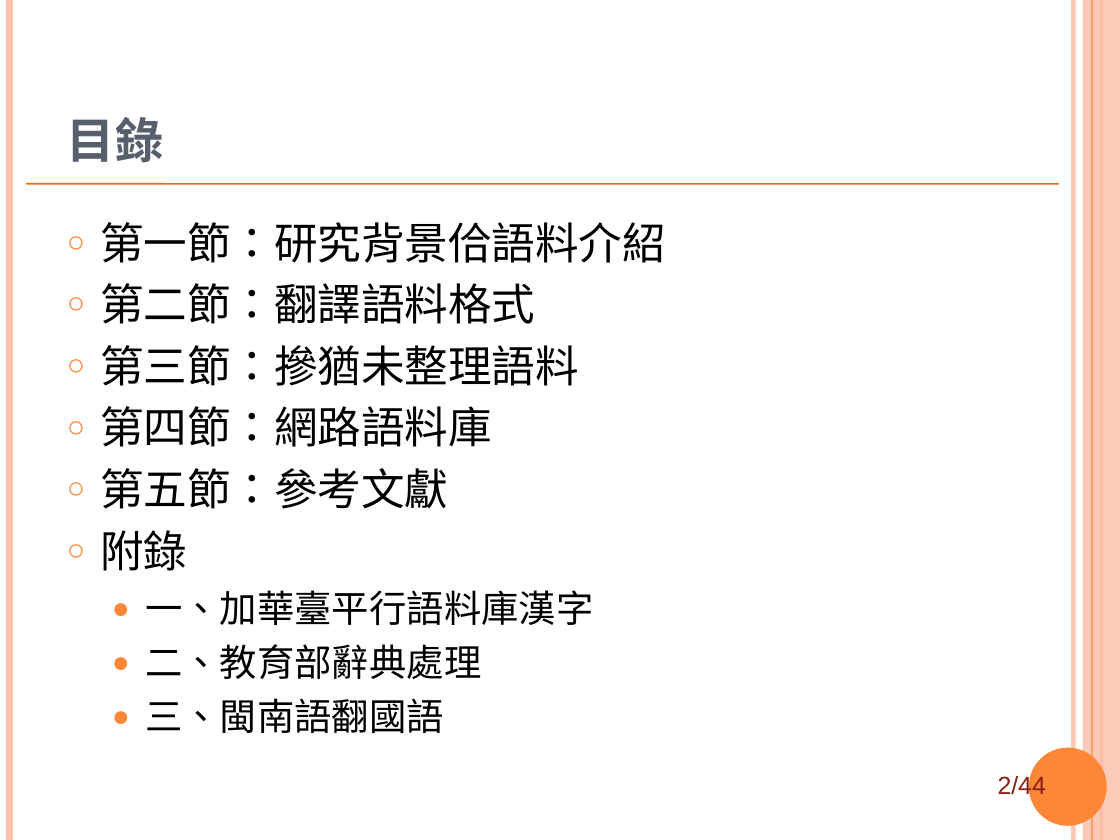
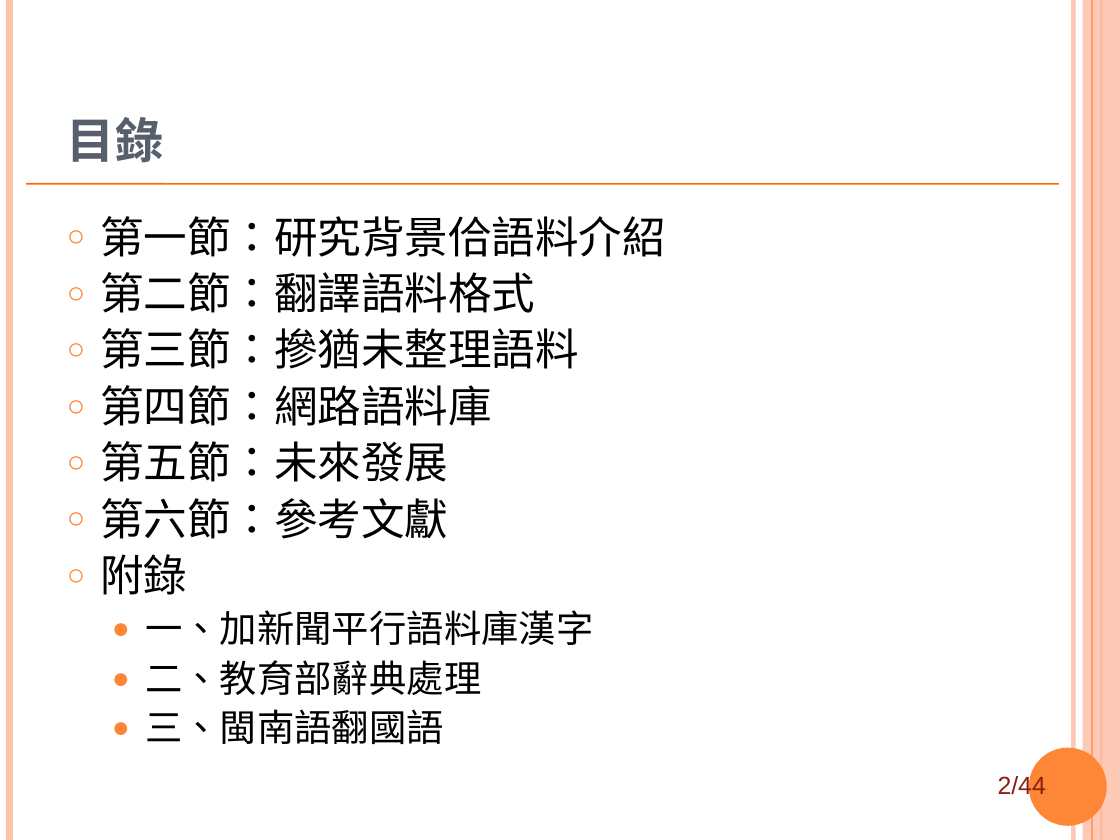
Before and after one commit to sih4sing5hong5/po3-ko3_tau5-iann2-phinn3, a slide deck: slide 2 of 翻譯報告.ppt. Drawn at 1120x840 pixels with LibreOffice and Linux fonts; fonts in the diff are those of the drawing; background and template pictures are left out. Boxes give left, top, right and bottom in pixels: in the first picture for what was removed or moved away, otherwise in the second. Text is boxed around its words. In the diff, an @@ line names an element or a change of style, - is before the commit and + after.

```diff
--- a/翻譯報告.ppt
+++ b/翻譯報告.ppt
@@ text at box(100, 216, 665, 744): line spacing 1 to 0.9 @@
@@ text at box(100, 441, 448, 539): text changed @@
-○ 第五節：參考文獻
+○ 第五節：未來發展
+○ 第六節：參考文獻
@@ text at box(145, 610, 593, 645): text changed @@
-  ● 一、加華臺平行語料庫漢字
+  ● 一、加新聞平行語料庫漢字
```
Also in this commit, not shown: 15 other slides changed.
